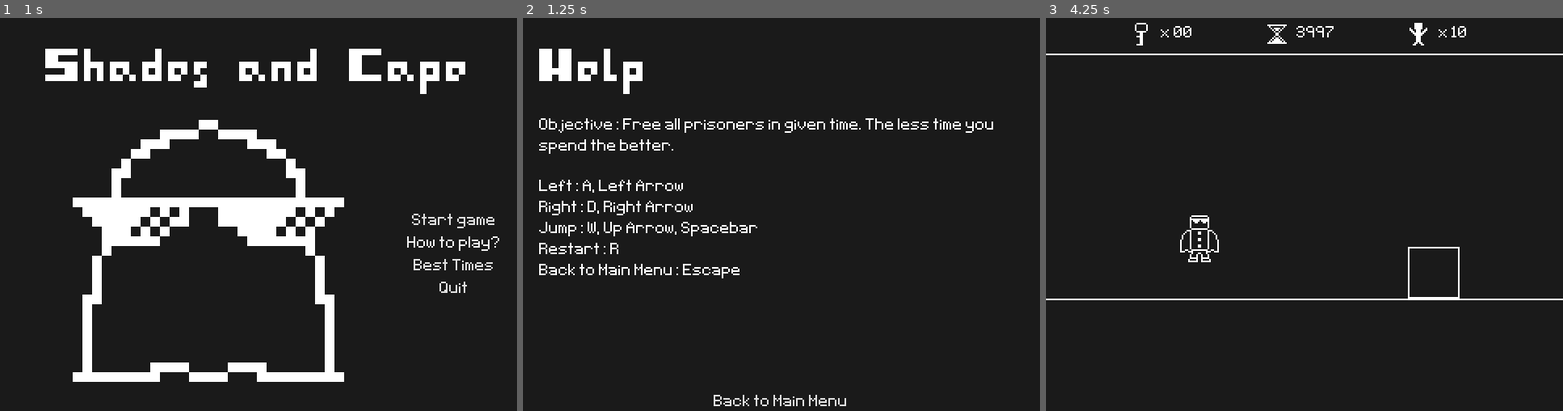
Above: before the commit, frames 1-3 (left to right).
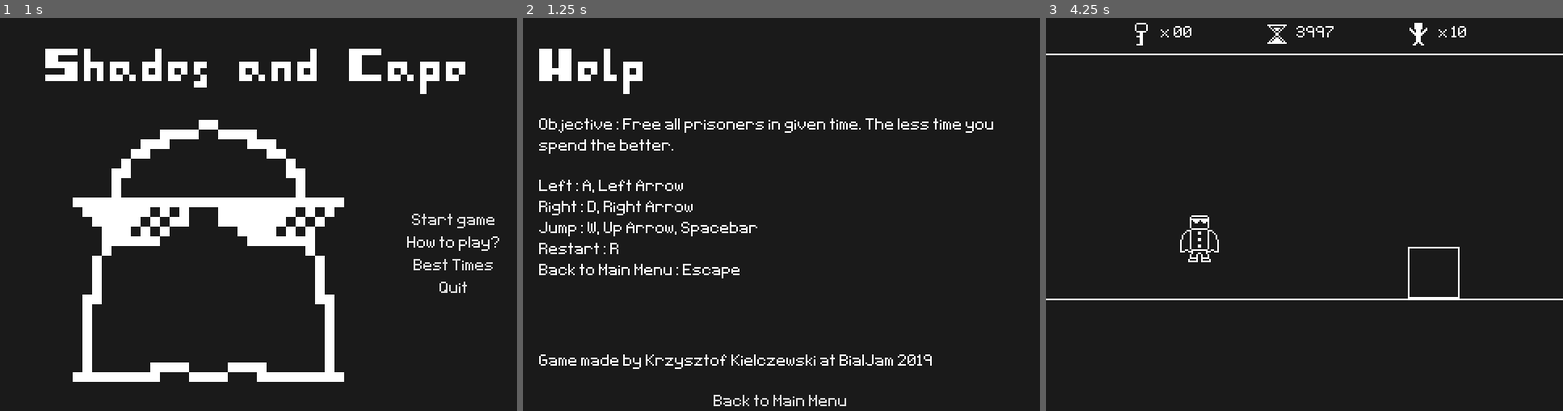
Above: after the commit, the same moments.

Repository: Kiel97/bialjam2019
Game: Godot game, scene res://Menu/MainMenu.tscn
Same seed, same stepped clock (60 frames per second), same inputs: the game is played once before the commit and once after it. Sound files missing from this copy of the repository are replaced by a short silence.
Inputs:
- Up to frame 1 (1 s): click "How to play?" at 0.5 s
- Up to frame 2 (1.25 s): no input
- Up to frame 3 (4.25 s): hold Right (move_right) 1.28-2.75 s; tap Up (jump) at 1.52, 2.27 s; tap Enter at 2 s; click "Back to Main Menu" at 2.75 s; click "Start game" at 3.5 s

Frame 1 is identical in both runs. In frame 2, 0.7% of the frame differs, in the area x 3-80%, y 85-90%; in frame 3, nothing differs.

Commit message:
Added author name at Help Scene

Diff:
--- a/Bialjam2019/Menu/HelpScreen.tscn
+++ b/Bialjam2019/Menu/HelpScreen.tscn
@@ -57,9 +57,16 @@
 [node name="Control" type="Control" parent="PanelContainer/MarginContainer/VBoxContainer"]
 margin_top = 170.0
 margin_right = 300.0
-margin_bottom = 211.0
+margin_bottom = 186.0
 size_flags_horizontal = 3
 size_flags_vertical = 3
+
+[node name="Label2" type="Label" parent="PanelContainer/MarginContainer/VBoxContainer"]
+margin_top = 201.0
+margin_right = 300.0
+margin_bottom = 211.0
+custom_fonts/font = ExtResource( 4 )
+text = "Game made by Krzysztof Kielczewski at BialJam 2019"
 
 [node name="Button" type="Button" parent="PanelContainer/MarginContainer/VBoxContainer"]
 margin_top = 226.0
